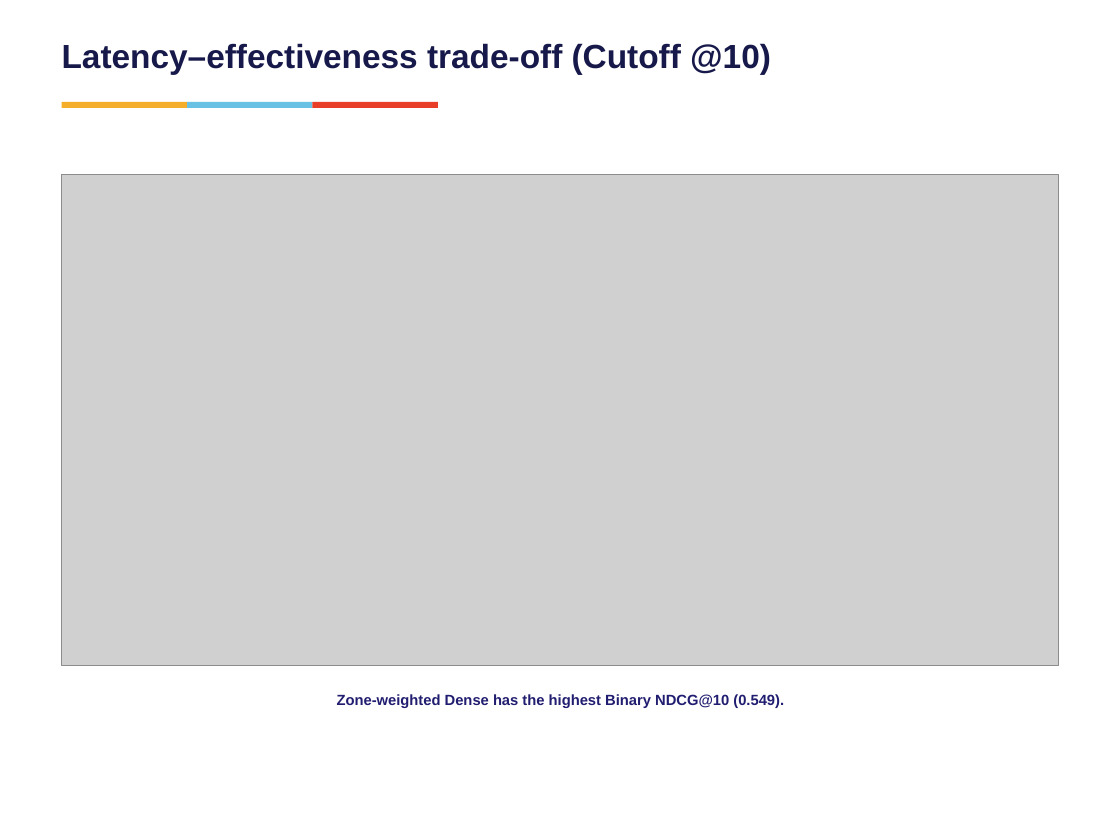
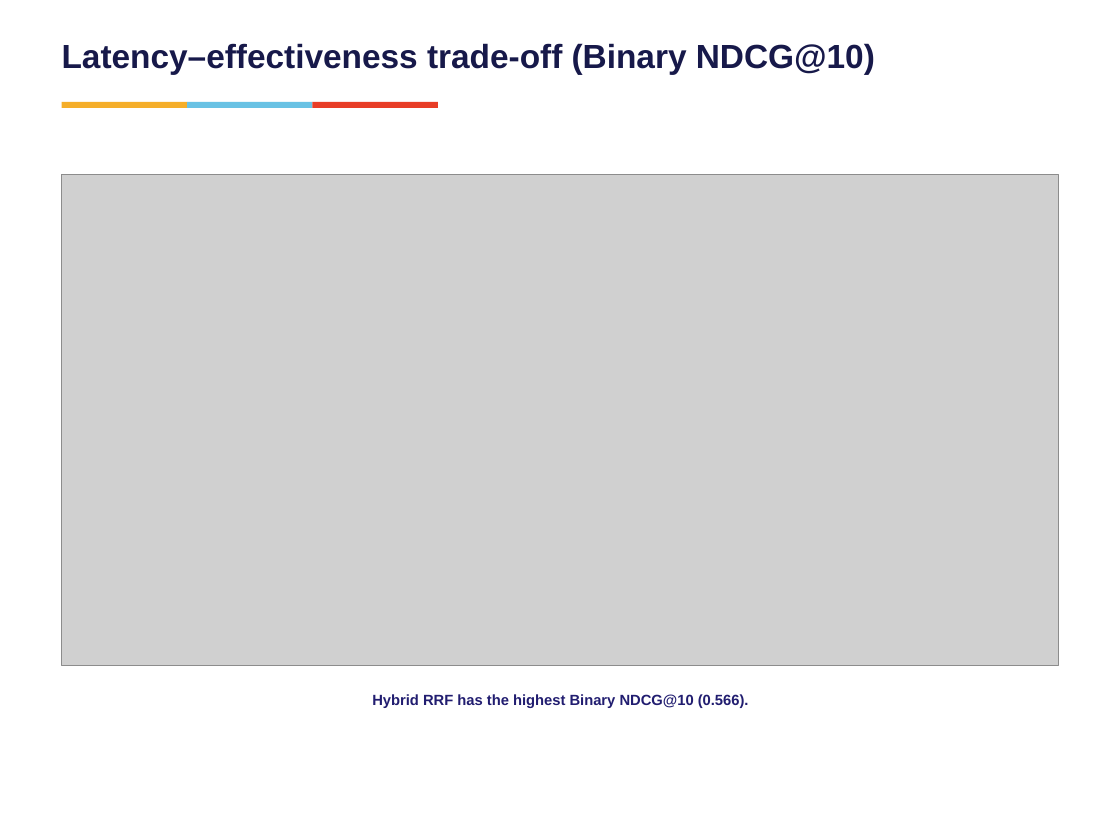
Before and after one commit to vishrutbhushan/ir-benchmark, a slide deck: slide 10 of presentation/Group7_BM25 vs Neural Retrieval on Technical Documents.pptx (slide 12 before the commit). Drawn at 1120x840 pixels with LibreOffice and Linux fonts; fonts in the diff are those of the drawing; grey boxes stand for pictures. Boxes give left, top, right and bottom in pixels: in the first picture for what was removed or moved away, otherwise in the second. Text is boxed around its words. In the diff, an @@ line names an element or a change of style, - is before the commit and + after.

Commit message:
Update presentation and preserve latest strict evaluation results
Add search UI cache control and disable query-vector cache when requested. Include strict judgments, latest BM25F and hybrid rankings, metrics, latency samples, and presentation charts.

```diff
--- a/presentation/Group7_BM25 vs Neural Retrieval on Technical Documents.pptx
+++ b/presentation/Group7_BM25 vs Neural Retrieval on Technical Documents.pptx
@@ text at bbox=[62, 43, 875, 74]: text changed @@
-Latency–effectiveness trade-off (Cutoff @10)
+Latency–effectiveness trade-off (Binary NDCG@10)
@@ text at bbox=[372, 694, 749, 708]: text changed @@
-Zone-weighted Dense has the highest Binary NDCG@10 (0.549).
+Hybrid RRF has the highest Binary NDCG@10 (0.566).
```
Also in this commit, not shown: 14 other slides changed, 1 slide removed, 23 other files.
